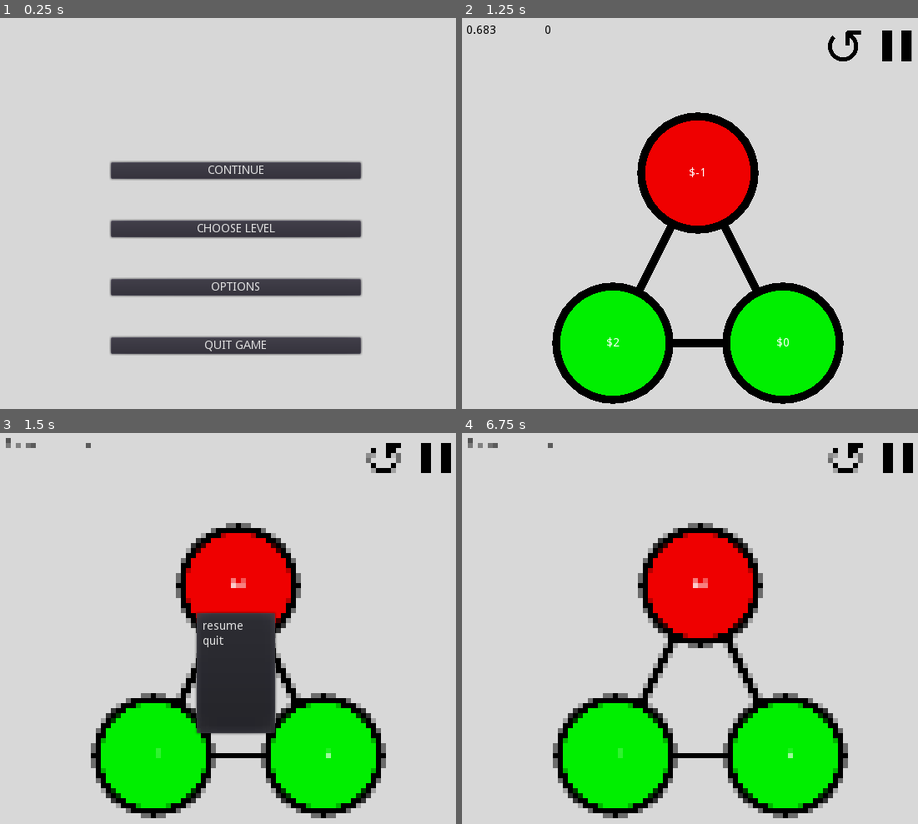
Above: before the commit, frames 1-4 (two rows, left to right).
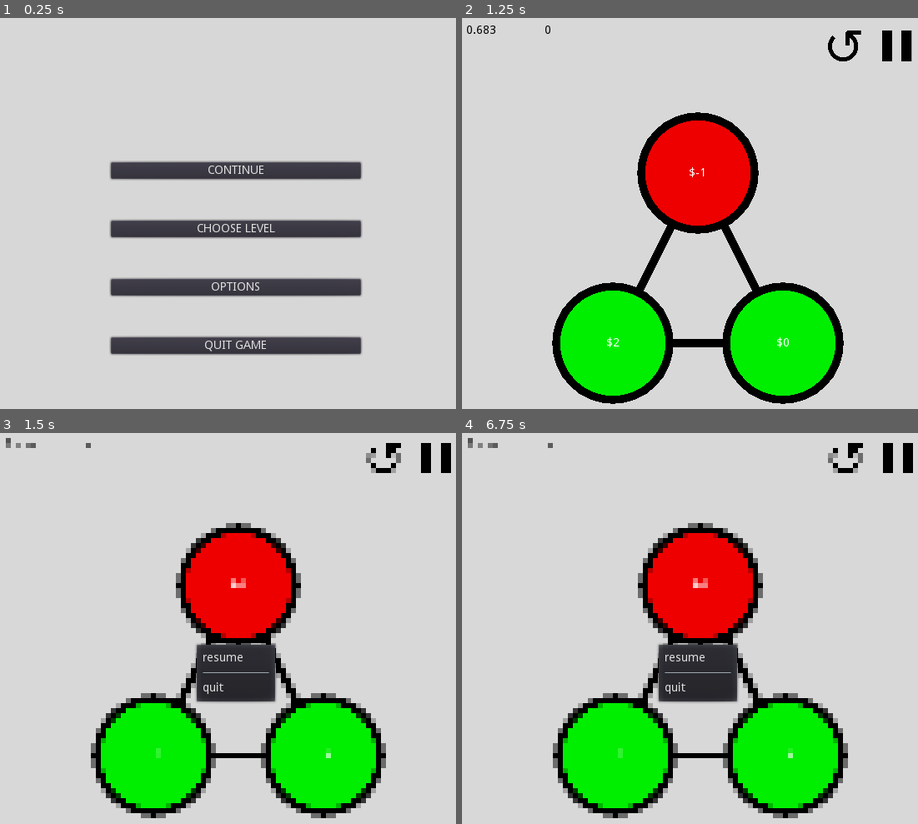
Above: after the commit, the same moments.

Repository: Inglo-Games/dollar-shuffle
Game: Godot game, scene res://scenes/main_menu.tscn
Two runs of this game, one before a commit and one after it. Both use one fixed random seed, a clock stepped at 60 frames per second and the inputs below.
Inputs (mouse positions are in pixels of both pictures, inside the frame that each line leads up to):
- Up to frame 1 (0.25 s): no input
- Up to frame 2 (1.25 s): click "CONTINUE" at 0.5 s
- Up to frame 3 (1.5 s): click (433, 460) at 1.25 s
- Up to frame 4 (6.75 s): tap Enter at 2, 3.5, 5 s; move the mouse to (808, 648) at 2.02 s; click (808, 648) at 2.1 s; tap Space at 2.75, 4.25, 5.75 s; move the mouse to (598, 698) at 2.77 s; right-click (598, 698) at 2.85 s; move the mouse to (749, 562) at 3.52 s; click (749, 562) at 3.6 s; move the mouse to (671, 773) at 4.27 s; right-click (671, 773) at 4.35 s; move the mouse to (849, 749) at 5.02 s; click (849, 749) at 5.1 s; move the mouse to (548, 597) at 5.77 s; right-click (548, 597) at 5.85 s; move the mouse to (721, 671) at 6.52 s; click (721, 671) at 6.6 s

Frames 1-2 are identical in both runs. In frame 3, 3.1% of the frame differs, in the area x 42-61%, y 45-78%; in frame 4, 2.6%.

Commit message:
Fixing size of pause popup

Diff:
--- a/scripts/level.gd
+++ b/scripts/level.gd
@@ -170,5 +170,5 @@
 	# Create and show pause menu
 	var popup = PausePopup.new()
 	add_child(popup)
-	popup.popup_centered_minsize(Vector2(100,150))
+	popup.popup_centered_minsize(Vector2(100,50))
 	get_tree().set_pause(true)
--- a/scripts/pause_popup.gd
+++ b/scripts/pause_popup.gd
@@ -5,6 +5,7 @@
 	set_process_input(true)
 	# Add a 'resume' and 'quit' item
 	add_item("resume", 0)
+	add_separator()
 	add_item("quit", 1)
 	# Connect 'pressed' signal to handler function
 	connect("index_pressed", self, "handle_input")
